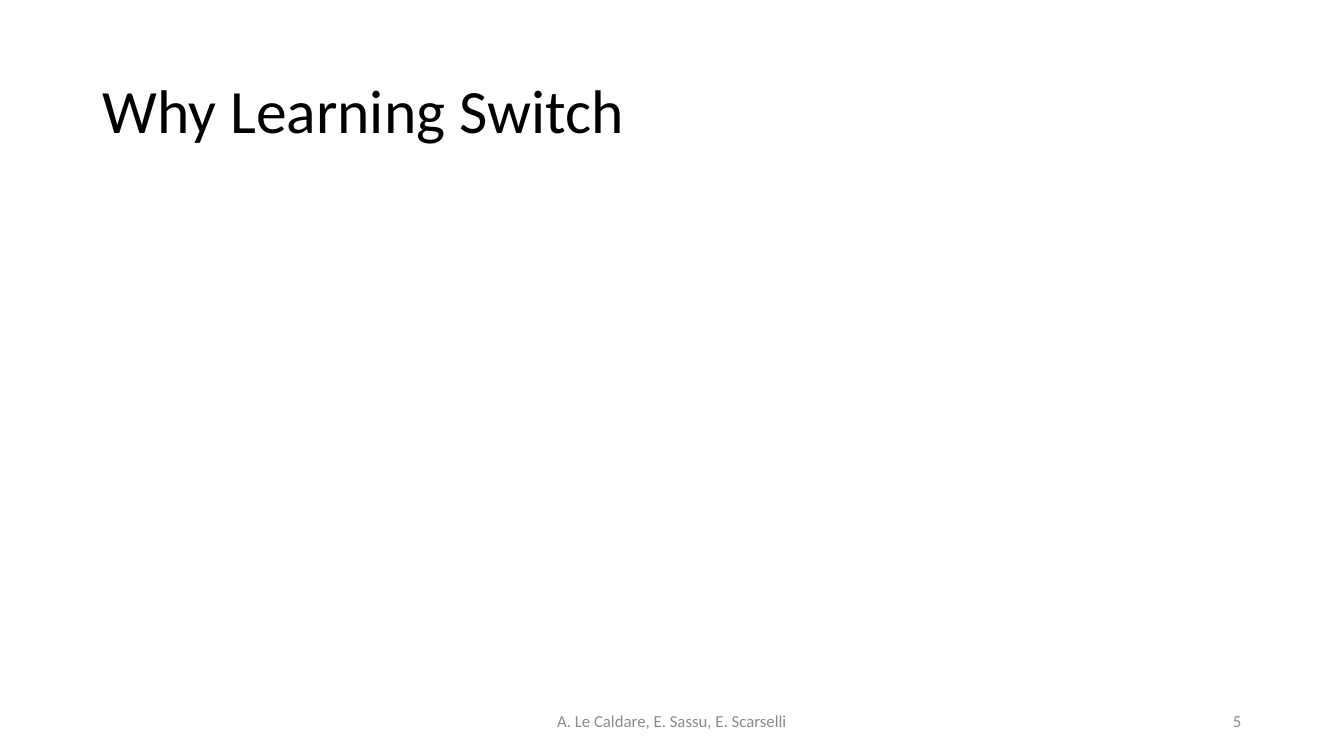
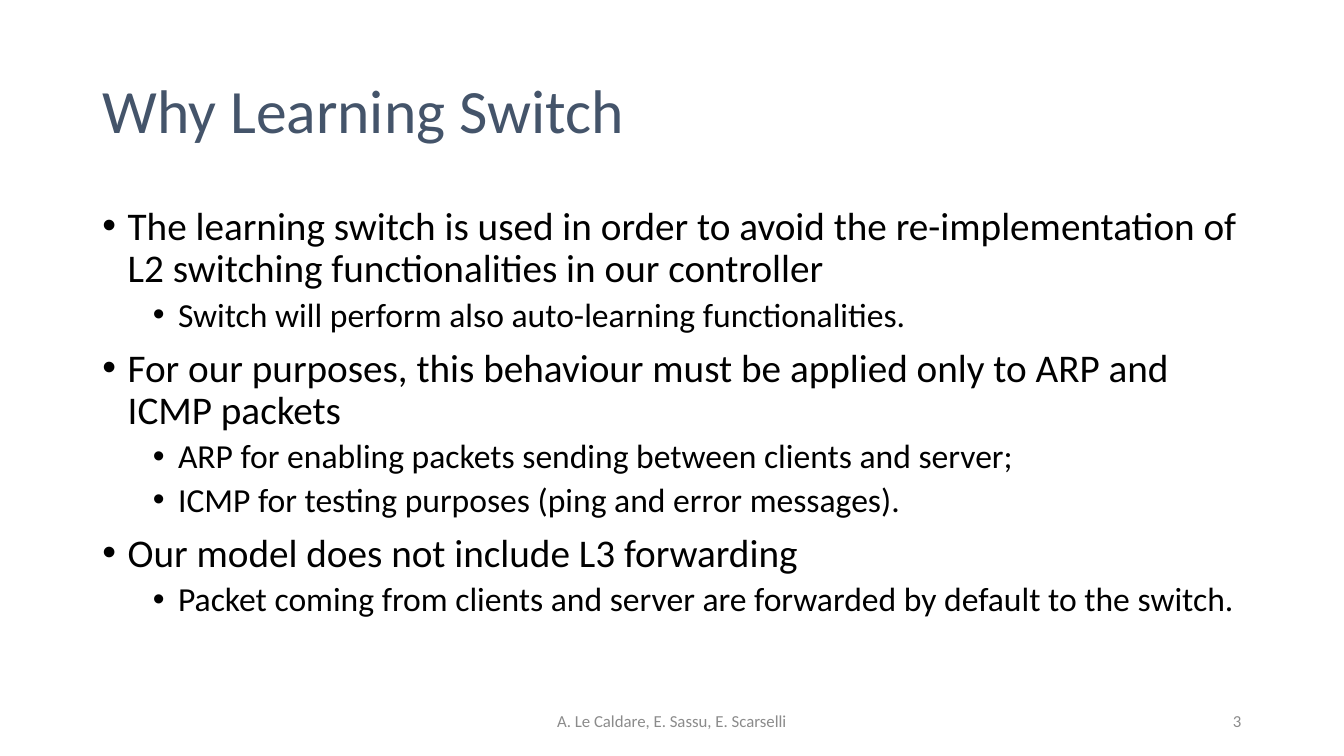
Before and after one commit to psoftware/ddosdefence-floodlight-controller, a slide deck: slide 3 of Docs/DDoSDefence.pptx (slide 5 before the commit). Drawn at 1344x756 pixels with LibreOffice and Linux fonts; fonts in the diff are those of the drawing. Boxes give left, top, right and bottom in pixels: in the first picture for what was removed or moved away, otherwise in the second. Text is boxed around its words. In the diff, an @@ line names an element or a change of style, - is before the commit and + after.

```diff
--- a/Docs/DDoSDefence.pptx
+++ b/Docs/DDoSDefence.pptx
@@ title "Why Learning Switch" at <box>102,90,623,144</box>: text colour #000000 to #44546A @@
@@ text added at <box>128,212,1237,617</box>, 24 pt, text #000000 @@
+• The learning switch is used in order to avoid the re-implementation of L2 switching functionalities in our controller
+  • Switch will perform also auto-learning functionalities.
+• For our purposes, this behaviour must be applied only to ARP and ICMP packets
+  • ARP for enabling packets sending between clients and server;
+  • ICMP for testing purposes (ping and error messages).
+• Our model does not include L3 forwarding
+  • Packet coming from clients and server are forwarded by default to the switch.
@@ page number at <box>1233,716,1241,727</box>: text changed @@
-5
+3
```
Also in this commit, not shown: 4 other slides changed, 1 slide added, 1 other file.
